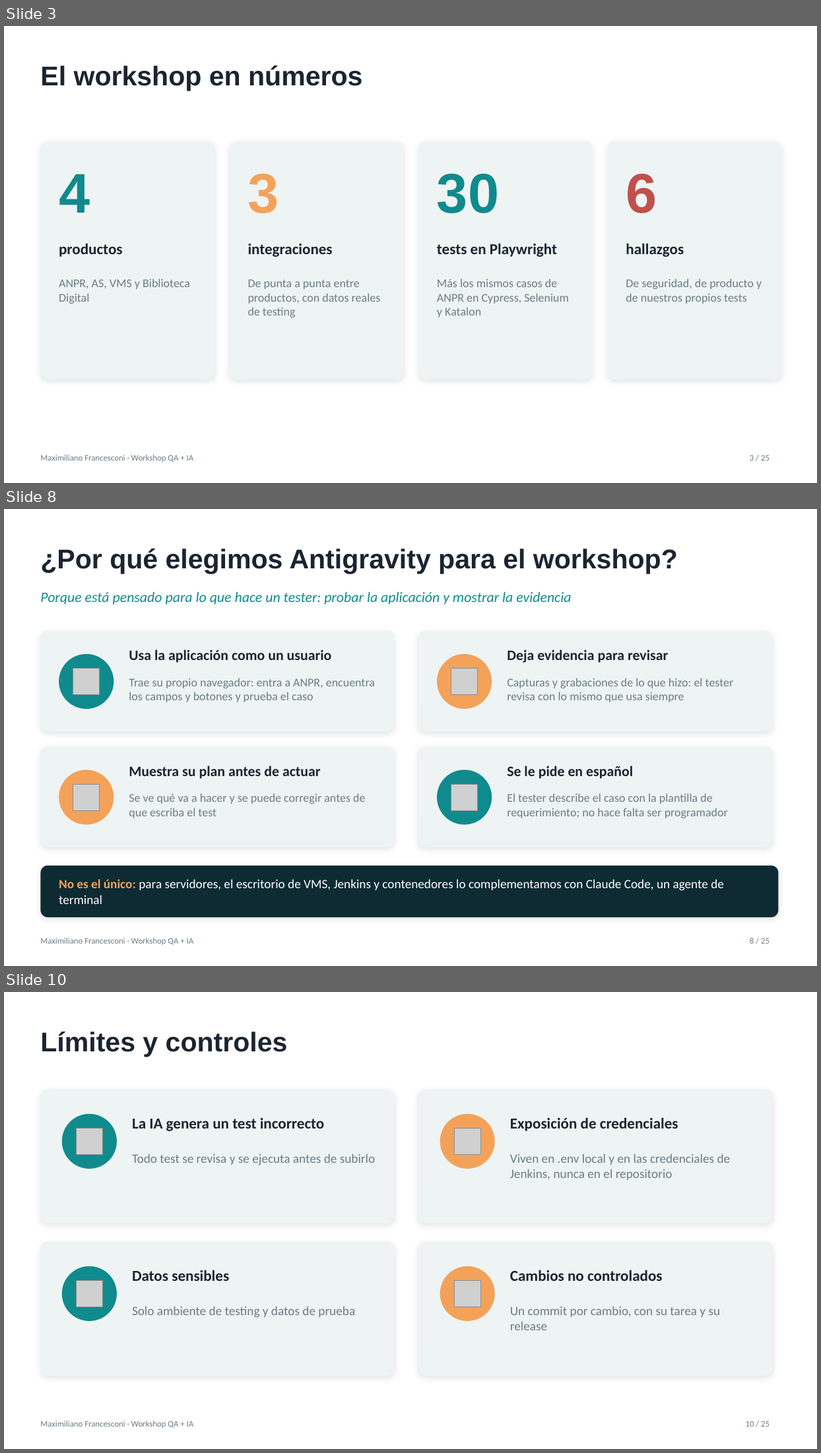
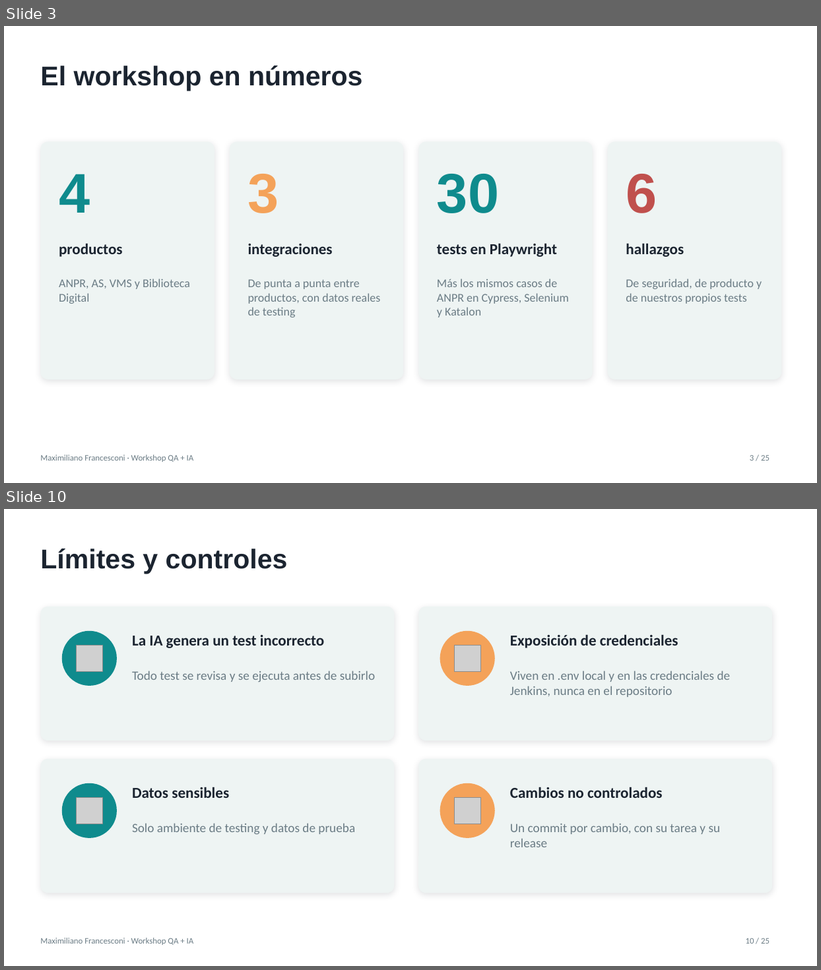
Before and after one commit to maximilianofni/qa-ai-workshop, a slide deck: docs/Workshop-QA-IA.pptx. Shown one above the other, each under a label of ours: slides 3, 8 and 10 before the commit, slides 3 and 10 after it; the slides between them are not shown. The pictures are 821x1453 and 821x970 pixels, drawn with LibreOffice and Linux fonts; fonts in the diff are those of the drawing; grey boxes stand for pictures. Boxes give left, top, right and bottom in pixels: in the first picture for what was removed or moved away, otherwise in the second. Text is boxed around its words. In the diff, an @@ line names an element or a change of style, - is before the commit and + after.

```diff
--- a/docs/Workshop-QA-IA.pptx
+++ b/docs/Workshop-QA-IA.pptx
@@ slide 8 removed at [4,509,817,966], background #FFFFFF; not listed: 2 template elements that a slide beside it also shows @@
@@ title removed at [40,549,678,574] @@
-¿Por qué elegimos Antigravity para el workshop?
@@ text removed at [40,592,571,605] @@
-Porque está pensado para lo que hace un tester: probar la aplicación y mostrar la evidencia
@@ rounded rectangle removed at [40,631,395,731] @@
@@ rounded rectangle removed at [418,631,773,731] @@
@@ ellipse removed at [59,654,114,709] @@
@@ text removed at [129,650,332,663] @@
-Usa la aplicación como un usuario
@@ ellipse removed at [437,654,492,709] @@
@@ text removed at [507,650,668,663] @@
-Deja evidencia para revisar
@@ picture removed at [73,668,99,694] @@
@@ text removed at [129,678,375,702] @@
-Trae su propio navegador: entra a ANPR, encuentra los campos y botones y prueba el caso
@@ picture removed at [451,668,477,694] @@
@@ text removed at [507,678,734,702] @@
-Capturas y grabaciones de lo que hizo: el tester revisa con lo mismo que usa siempre
@@ rounded rectangle removed at [40,747,395,848] @@
@@ text removed at [129,766,321,779] @@
-Muestra su plan antes de actuar
@@ rounded rectangle removed at [418,747,773,848] @@
@@ text removed at [507,766,633,779] @@
-Se le pide en español
@@ ellipse removed at [59,770,114,825] @@
@@ picture removed at [73,784,99,811] @@
@@ ellipse removed at [437,770,492,825] @@
@@ picture removed at [451,784,477,811] @@
@@ text removed at [129,793,365,819] @@
-Se ve qué va a hacer y se puede corregir antes de que escriba el test
@@ text removed at [507,793,728,819] @@
-El tester describe el caso con la plantilla de requerimiento; no hace falta ser programador
@@ rounded rectangle removed at [40,866,779,918] @@
@@ text removed at [59,879,724,904] @@
-No es el único: para servidores, el escritorio de VMS, Jenkins y contenedores lo complementamos con Claude Code, un agente de terminal
@@ page number removed at [750,938,754,944] @@
-8
```
Also in this commit, not shown: 6 slides changed, 3 slides added, 2 other slides removed, 3 other files.
